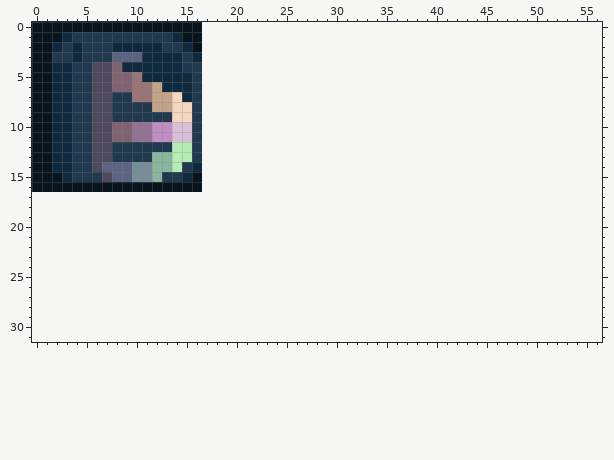
One commit to this pixel-art file: assets/img/pal_test.ase. This is how it looked before the edit.
17x17 pixels, 1 frame. The old version is drawn lined up with the new one, on the new canvas.
And afterwards:
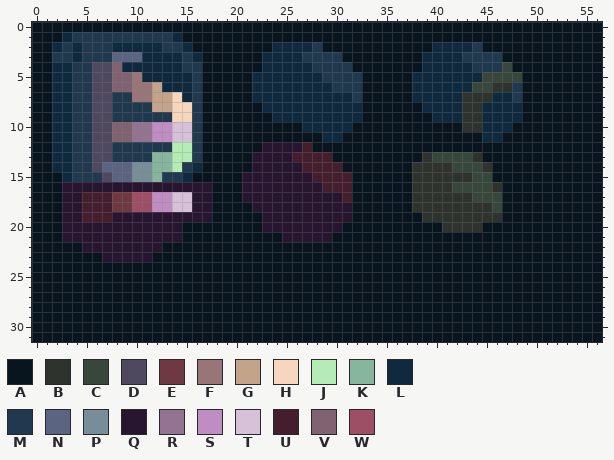
Palette (. is transparent): A #08141e  B #2e332e  C #38473b  D #4e495f  E #703843  F #997577  G #c3a38a  H #f6d6bd  J #b5ebb5  K #88b59e  L #0f2a3f  M #20394f  N #5b6582  P #778e99  Q #281530  R #947392  S #bf8dc2  T #d7c1d9  U #451e2e  V #816271  W #9c4f65
Change:
canvas 17x17 -> 57x32
y 0..1: x 17..56 ........................................ -> AAAAAAAAAAAAAAAAAAAAAAAAAAAAAAAAAAAAAAAA
y 2: x 17..56 ........................................ -> AAAAAAALLLLMAAAAAAAAAAALLLLMAAAAAAAAAAAA
y 3: x 17..56 ........................................ -> AAAAAALLLLMMMMAAAAAAAALLLLMMMMAAAAAAAAAA
y 4: x 17..56 ........................................ -> AAAAAALLLLLMMMMAAAAAAALLLLLMMMCAAAAAAAAA
y 5: x 17..56 ........................................ -> AAAAALLLLLLLMMMMAAAAALLLLLLLCCCCAAAAAAAA
y 6: x 17..56 ........................................ -> AAAAALLLLLLLLMMMAAAAALLLLLLCCBBMAAAAAAAA
y 7: x 17..56 ........................................ -> AAAAALLLLLLLLLLMAAAAALLLLLBBBLLMAAAAAAAA
y 8: x 17..56 ........................................ -> AAAAAALLLLLLLLLLAAAAAALLLLBBLLLLAAAAAAAA
y 9: x 17..56 ........................................ -> AAAAAAALLLLLLLLLAAAAAAALLLBBLLLLAAAAAAAA
y 10: x 17..56 ........................................ -> AAAAAAAAAALLLLLAAAAAAAAAAABBLLLAAAAAAAAA
y 11: x 17..56 ........................................ -> AAAAAAAAAAAALLAAAAAAAAAAAAAALLAAAAAAAAAA
y 12: x 17..56 ........................................ -> AAAAAAQQQQUAAAAAAAAAAAAAAAAAAAAAAAAAAAAA
y 13: x 17..56 ........................................ -> AAAAAQQQQUUUUAAAAAAAAABCCCCBAAAAAAAAAAAA
y 14: x 17..56 ........................................ -> AAAAAQQQQQUUUUAAAAAAABBBBCCCBAAAAAAAAAAA
y 15: x 17..56 ........................................ -> AAAAQQQQQQQUUUUAAAAAABBBBBBCCAAAAAAAAAAA
y 16: x 3..56 AAAAAAAAAAAAAA........................................ -> QQQQQQQQQQQQQQQAAAQQQQQQQQUUUAAAAAABBBBCCCCBAAAAAAAAAA
y 17: x 0..56 ......................................................... -> AAAQQUUUEEWWSSTTQQAAAQQQQQQQQQQUAAAAAABBBBBBCCCAAAAAAAAAA
y 18: x 0..56 ......................................................... -> AAAQQUUUEEWWSSTTQQAAAAQQQQQQQQQQAAAAAABBBBBBBBCAAAAAAAAAA
y 19: x 0..56 ......................................................... -> AAAQQUUUQQQQQQQQQQAAAAAQQQQQQQQQAAAAAAABBBBBBBBAAAAAAAAAA
y 20: x 0..56 ......................................................... -> AAAQQQQQQQQQQQQAAAAAAAAQQQQQQQQAAAAAAAAAABBBBAAAAAAAAAAAA
y 21: x 0..56 ......................................................... -> AAAQQQQQQQQQQQQAAAAAAAAAAQQQQQAAAAAAAAAAAAAAAAAAAAAAAAAAA
y 22: x 0..56 ......................................................... -> AAAAAQQQQQQQQAAAAAAAAAAAAAAAAAAAAAAAAAAAAAAAAAAAAAAAAAAAA
y 23: x 0..56 ......................................................... -> AAAAAAAQQQQQAAAAAAAAAAAAAAAAAAAAAAAAAAAAAAAAAAAAAAAAAAAAA
y 24..31: x 0..56 ......................................................... -> AAAAAAAAAAAAAAAAAAAAAAAAAAAAAAAAAAAAAAAAAAAAAAAAAAAAAAAAA
